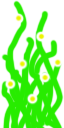
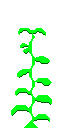
Two versions of the same layered image (w=64, h=128). Layer-by-layer changes:
added group "plant_growth_stages" with 5 layers above "overgrowth" over (11, 28, 52, 128)
added layer "stage_4" in group "plant_growth_stages" over (11, 28, 52, 128)
renamed "Layer 1" to "overgrowth", hid it over (0, 0, 64, 128)
